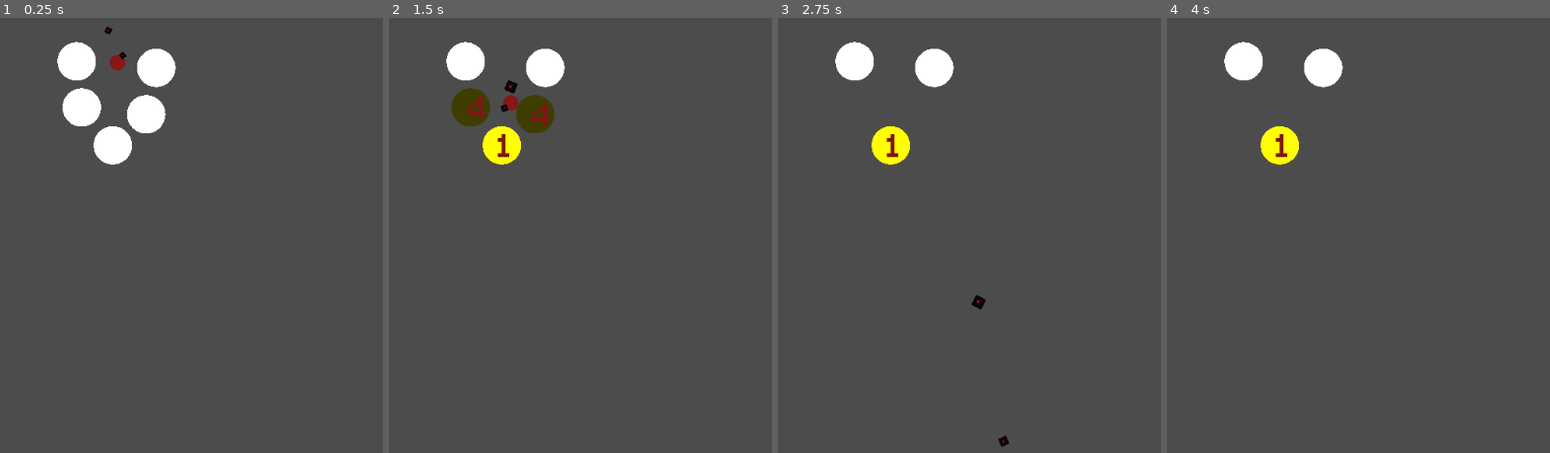
Above: before the commit, frames 1-4 (left to right).
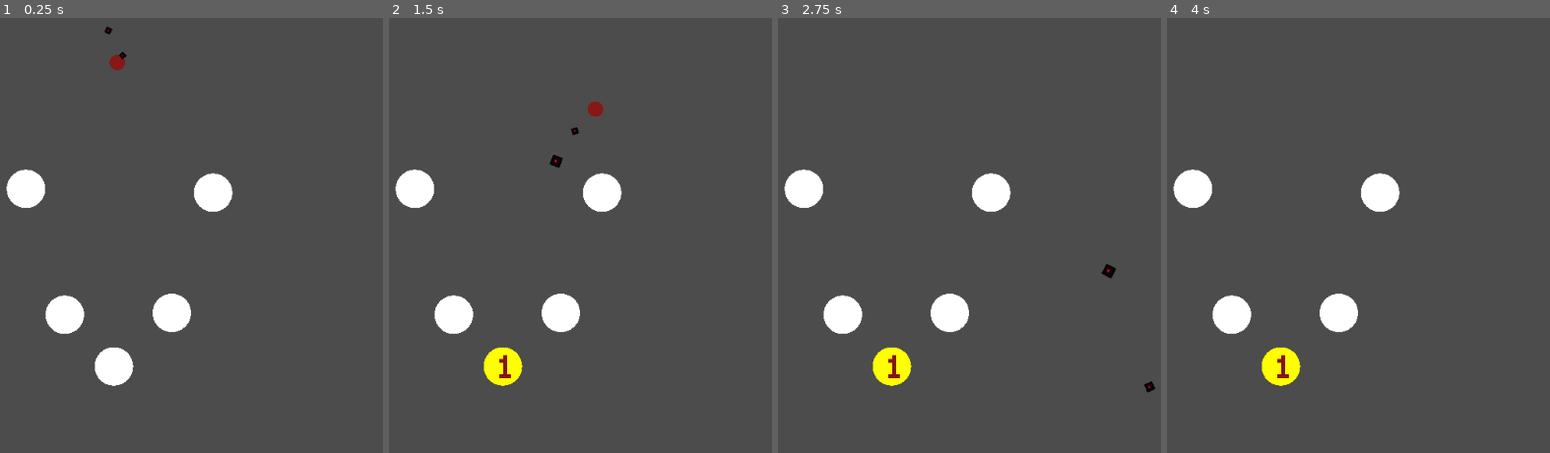
Above: after the commit, the same moments.

Repository: PaganSeaWitch/TechDemosForFunAndProfit
Game: Godot game, scene res://Scenes/plinko.tscn
Same seed, same stepped clock (60 frames per second), same inputs: the game is played once before the commit and once after it. The engine's default icon, where the game draws it, is replaced by a stand-in: a white triangle on a blue panel in a dark square.
Inputs:
- Up to frame 1 (0.25 s): no input
- Up to frame 2 (1.5 s): no input
- Up to frame 3 (2.75 s): no input
- Up to frame 4 (4 s): tap Enter at 3.5 s

The runs differ from the first frame. In frame 1, 7.2% of the frame differs, in the area x 1-61%, y 5-85%; in frame 2, 7.6%; in frame 3, 6.0%; in frame 4, 5.8%.

Commit message:
emit

Diff:
--- a/PARTICLES/GODOT/PARTICLES/Scenes/plinko.tscn
+++ b/PARTICLES/GODOT/PARTICLES/Scenes/plinko.tscn
@@ -7,19 +7,19 @@
 position = Vector2( 0.666672, 0 )
 
 [node name="PEG" parent="." instance=ExtResource( 1 )]
-position = Vector2( 133.635, 78.3991 )
+position = Vector2( 67.635, 244.399 )
 
 [node name="PEG2" parent="." instance=ExtResource( 1 )]
-position = Vector2( 223.913, 147.295 )
+position = Vector2( 257.246, 405.962 )
 
 [node name="PEG3" parent="." instance=ExtResource( 1 )]
-position = Vector2( 180.555, 187.683 )
+position = Vector2( 181.888, 475.683 )
 
 [node name="PEG4" parent="." instance=ExtResource( 1 )]
-position = Vector2( 140.168, 138.386 )
+position = Vector2( 118.168, 408.386 )
 
 [node name="PEG5" parent="." instance=ExtResource( 1 )]
-position = Vector2( 236.979, 86.7141 )
+position = Vector2( 310.979, 249.381 )
 
 [node name="BALL" parent="." instance=ExtResource( 2 )]
 position = Vector2( 186.539, 51.4419 )
--- a/PARTICLES/GODOT/PARTICLES/Scripts/PegInheritenceTree/PEG.gd
+++ b/PARTICLES/GODOT/PARTICLES/Scripts/PegInheritenceTree/PEG.gd
@@ -26,6 +26,7 @@
 		get_parent().move_child(yellowPeg, self.get_index())
 		yellowPeg.position = self.position
 		yellowPeg.addHit(self.hasHits)
+		yellowPeg.emit()
 		self.queue_free()
 		get_parent().remove_child(self)
 
